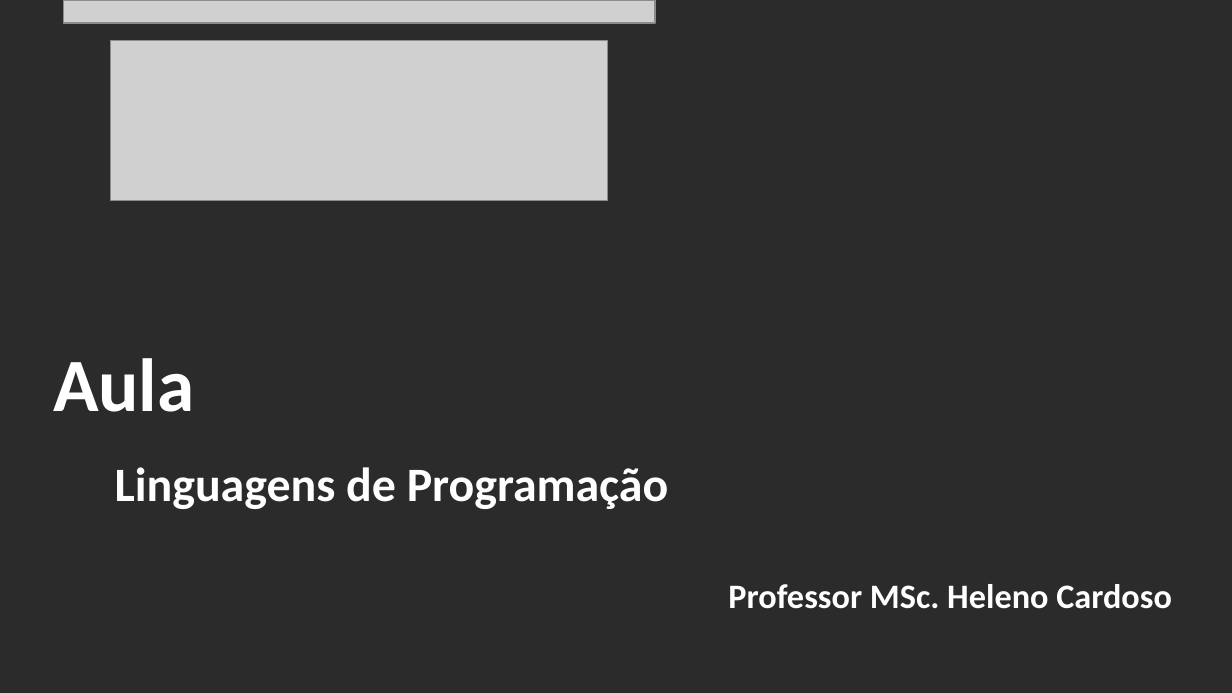
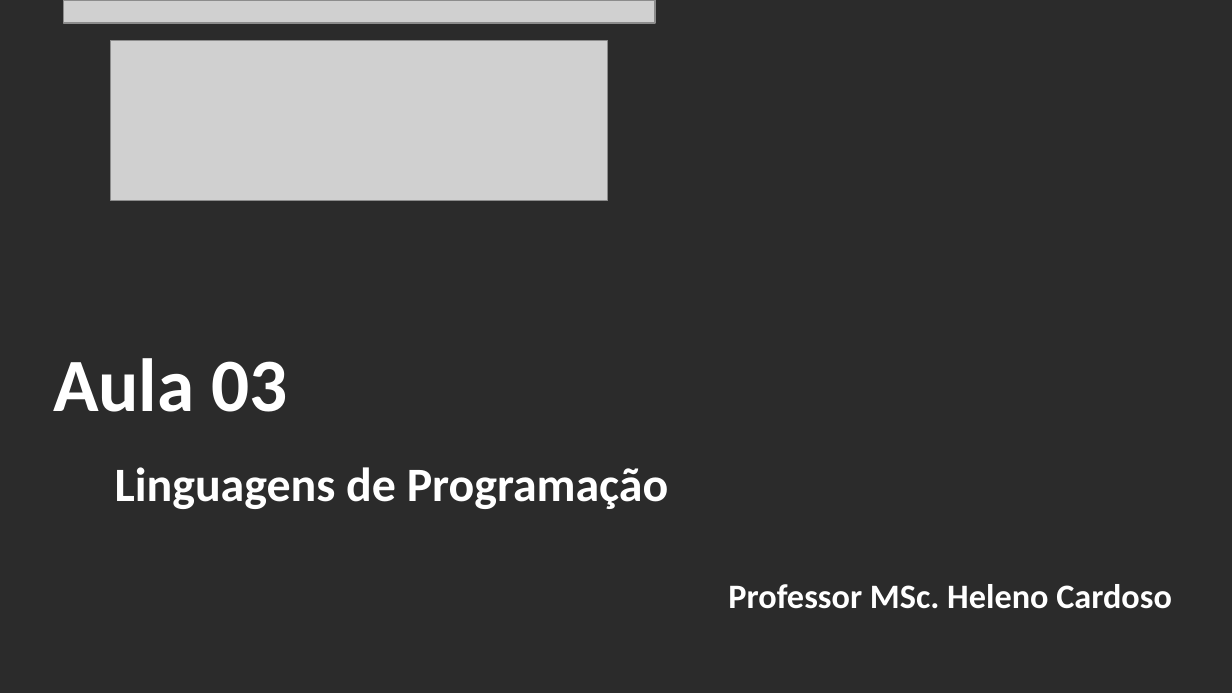
Before and after one commit to CloudEducationBrazil/WydenTeoriaCompiladores, a slide deck: slide 2 of 01 Classes/Aula 03 Teoria de Compiladores - Linguagens de programação.pptx. Drawn at 1232x693 pixels with LibreOffice and Linux fonts; fonts in the diff are those of the drawing; grey boxes stand for pictures; background and template pictures are left out; a plain dark background stands for a picture behind light text. Boxes give left, top, right and bottom in pixels: in the first picture for what was removed or moved away, otherwise in the second. Text is boxed around its words. In the diff, an @@ line names an element or a change of style, - is before the commit and + after.

Commit message:
PPTs Teoria de Compiladores - Fasess e MT Yduqs 2022_2 - 27102022

```diff
--- a/01 Classes/Aula 03 Teoria de Compiladores - Linguagens de programação.pptx
+++ b/01 Classes/Aula 03 Teoria de Compiladores - Linguagens de programação.pptx
@@ title at (53, 358, 669, 509): text changed @@
-Aula
-Linguagens de Programação
+Aula 03
+Linguagens de Programação
```
